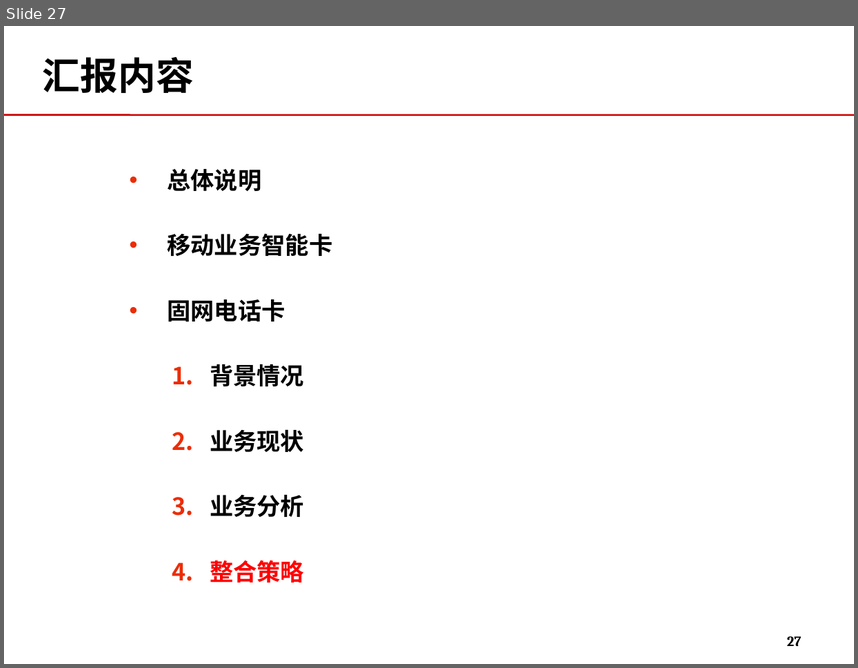
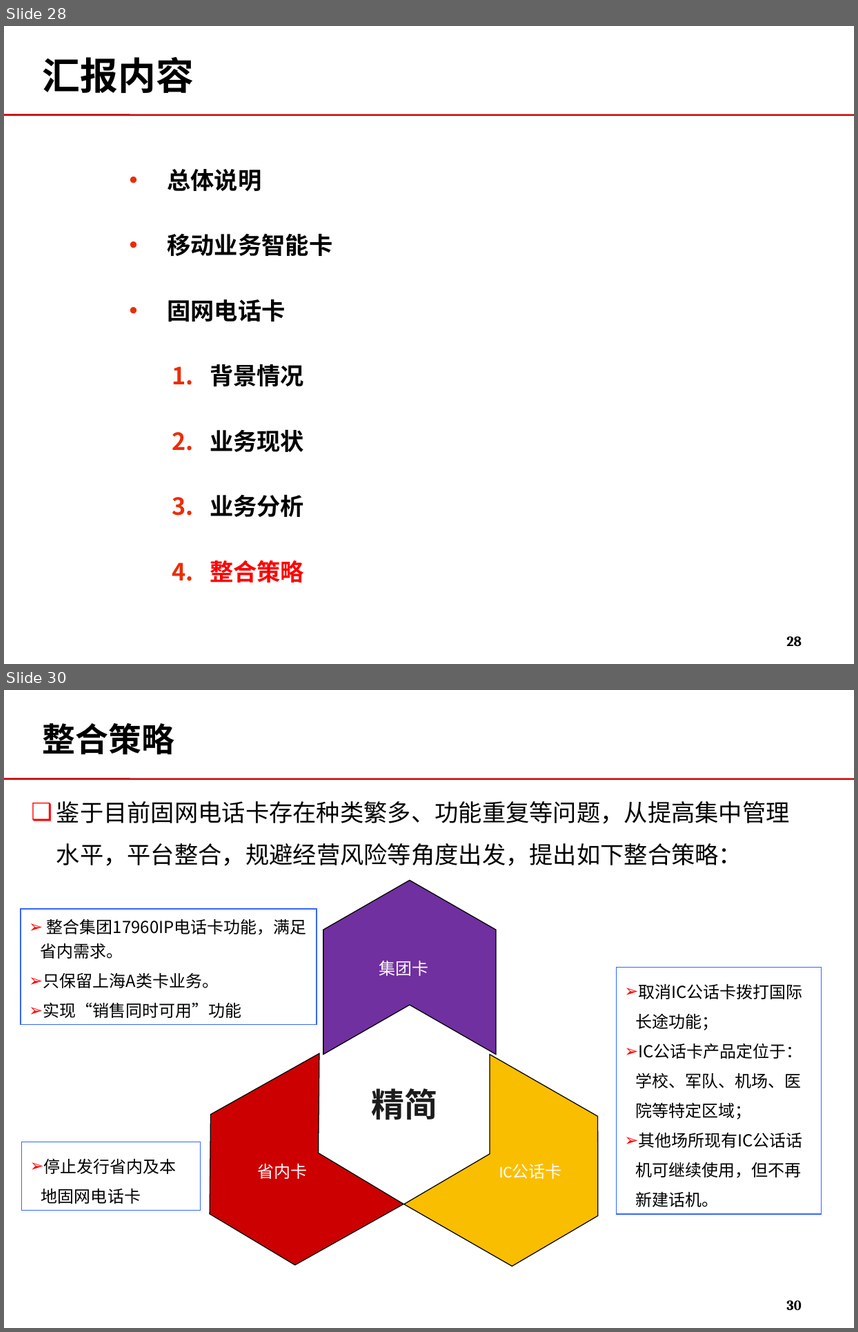
Before and after one commit to momo1101/unicardsrch, a slide deck: 软课题文本/软课题-中国联通电信卡业务及策略研究.ppt. Shown one above the other, each under a label of ours: slide 27 before the commit, slides 28 and 30 after it; the slides between them are not shown. The pictures are 858x668 and 858x1332 pixels, drawn with LibreOffice and Linux fonts; fonts in the diff are those of the drawing; background and template pictures are left out. Boxes give left, top, right and bottom in pixels: in the first picture for what was removed or moved away, otherwise in the second. Text is boxed around its words. In the diff, an @@ line names an element or a change of style, - is before the commit and + after.

Commit message:
根据王晔提出的修改意见进行了修改

```diff
--- a/软课题文本/软课题-中国联通电信卡业务及策略研究.ppt
+++ b/软课题文本/软课题-中国联通电信卡业务及策略研究.ppt
@@ slide 30 added at [4, 690, 854, 1328], background #FFFFFF; not listed: 1 template element that a slide beside it also shows @@
@@ title added at [43, 723, 174, 755], 28 pt, text #000000, bold @@
+整合策略
@@ text added at [56, 801, 790, 866], 20 pt, text #000000 @@
+❑ 鉴于目前固网电话卡存在种类繁多、功能重复等问题，从提高集中管理水平，平台整合，规避经营风险等角度出发，提出如下整合策略：
@@ freeform shape added at [323, 880, 496, 1054], fill #7030A0, outline #000000 0.74 pt @@
@@ rectangle added at [21, 909, 317, 1024], outline #3366FF 0.74 pt, 14 pt, text #000000 @@
+➢ 整合集团17960IP电话卡功能，满足省内需求。
+➢ 只保留上海A类卡业务。
+➢ 实现“销售同时可用”功能
@@ ellipse added at [193, 914, 561, 1275], outline #FFFFFF 0.99 pt dashed @@
@@ ellipse added at [249, 934, 573, 1259], outline #FFFFFF 0.99 pt dashed @@
@@ ellipse added at [269, 964, 546, 1240], outline #FFFFFF 0.99 pt dashed @@
@@ text added at [379, 960, 429, 976], 14 pt, text #FFFBFC @@
+集团卡
@@ rectangle added at [616, 967, 822, 1214], outline #3366FF 0.74 pt, 14 pt, text #000000 @@
+➢ 取消IC公话卡拨打国际长途功能；
+➢ IC公话卡产品定位于：学校、军队、机场、医院等特定区域；
+➢ 其他场所现有IC公话话机可继续使用，但不再新建话机。
@@ freeform shape added at [168, 1053, 404, 1289], fill #CC0000, outline #000000 0.74 pt @@
@@ freeform shape added at [404, 1054, 641, 1290], fill #FABE00, outline #000000 0.74 pt @@
@@ text added at [372, 1088, 438, 1120], 28 pt, text #1C1C1C, bold @@
+精简
@@ rectangle added at [22, 1141, 201, 1210], outline #3366FF 0.74 pt, 14 pt, text #000000 @@
+➢ 停止发行省内及本地固网电话卡
@@ text added at [258, 1163, 308, 1179], 14 pt, text #FFFBFC @@
+省内卡
@@ text added at [499, 1163, 562, 1179], 14 pt, text #FFFBFC @@
+IC公话卡
@@ page number added at [786, 1300, 801, 1310], 12 pt, text #000000, bold @@
+30
@@ what was slide 27 is now slide 28 @@
@@ page number at [786, 636, 802, 646]: text changed @@
-27
+28
```
Also in this commit, not shown: 13 slides changed, 1 other slide added.
